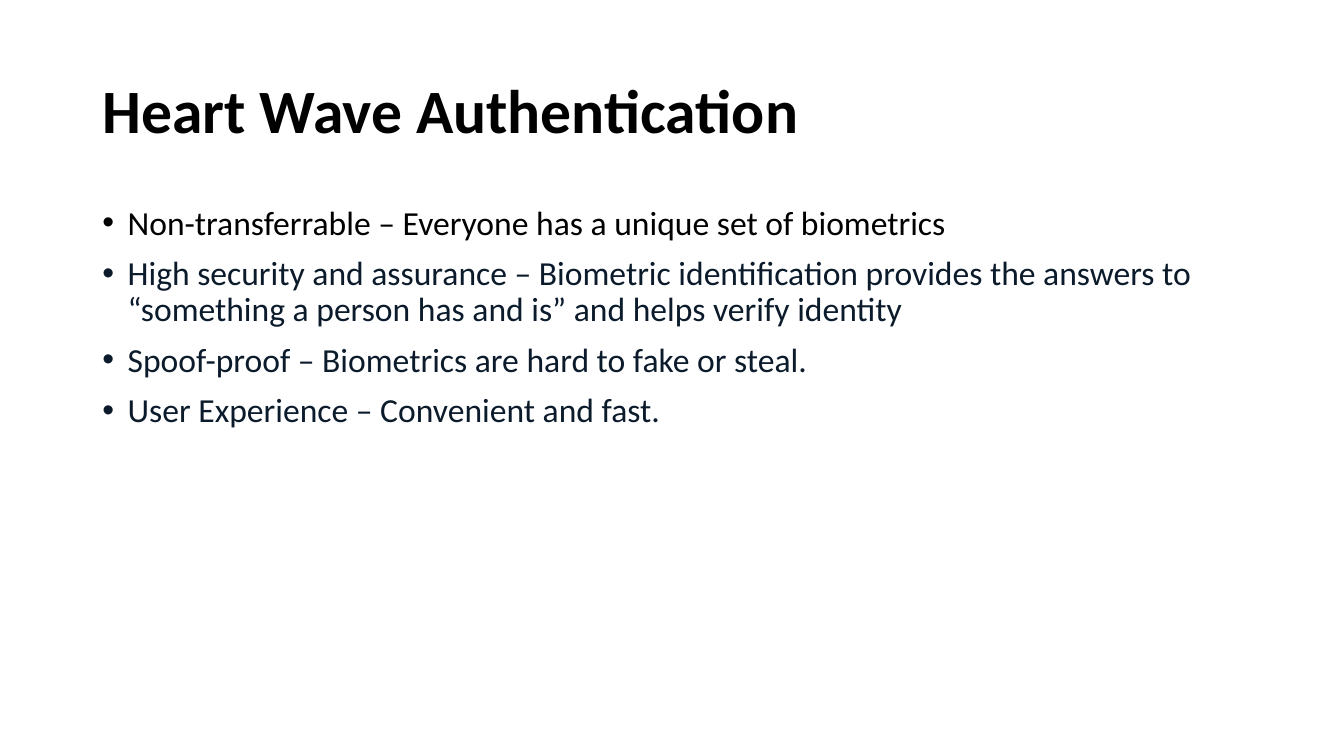
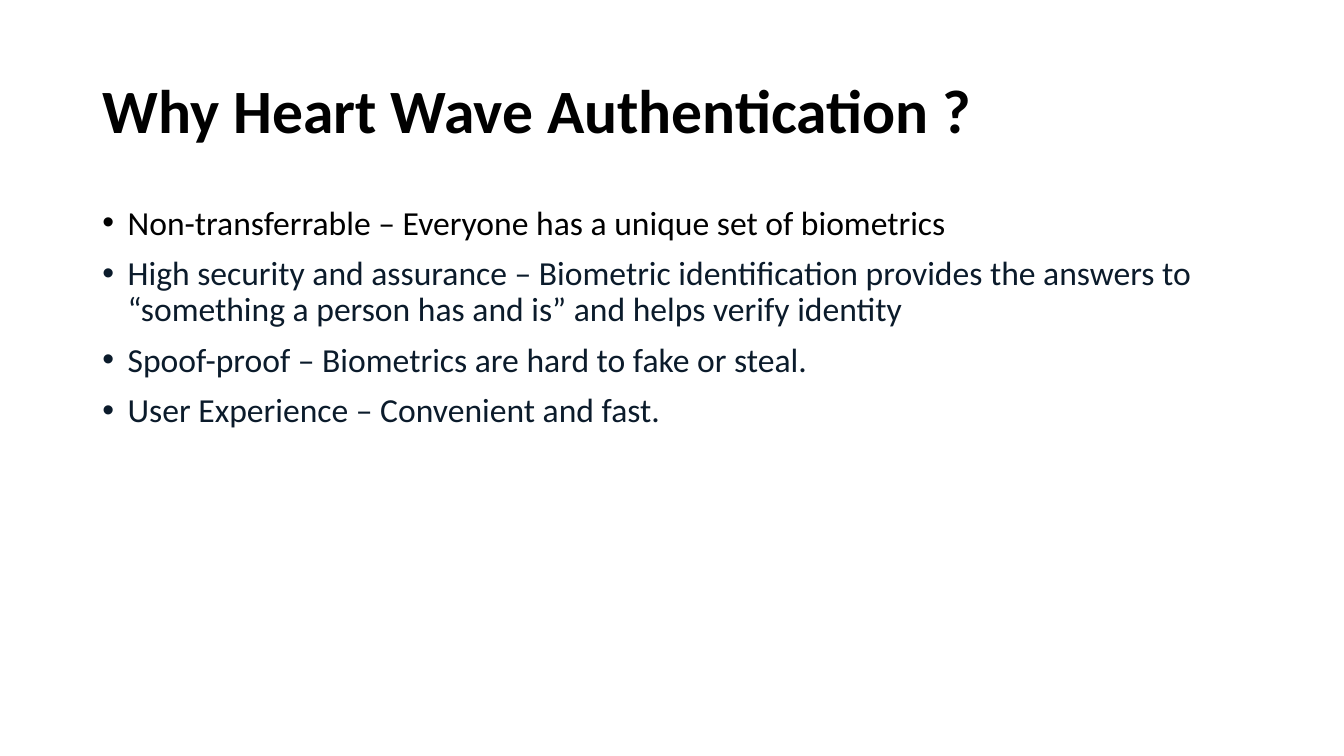
Before and after one commit to uma0441/TwoFactorAuthentication, a slide deck: slide 6 of Mid Term (1).pptx (slide 5 before the commit). Drawn at 1344x756 pixels with LibreOffice and Linux fonts; fonts in the diff are those of the drawing. Boxes give left, top, right and bottom in pixels: in the first picture for what was removed or moved away, otherwise in the second. Text is boxed around its words. In the diff, an @@ line names an element or a change of style, - is before the commit and + after.

```diff
--- a/Mid Term (1).pptx
+++ b/Mid Term (1).pptx
@@ title at bbox=[102, 89, 929, 143]: text changed @@
-Heart Wave Authentication
+Why Heart Wave Authentication ?
```
Also in this commit, not shown: 6 other slides changed, 3 slides added, 1 slide removed.
